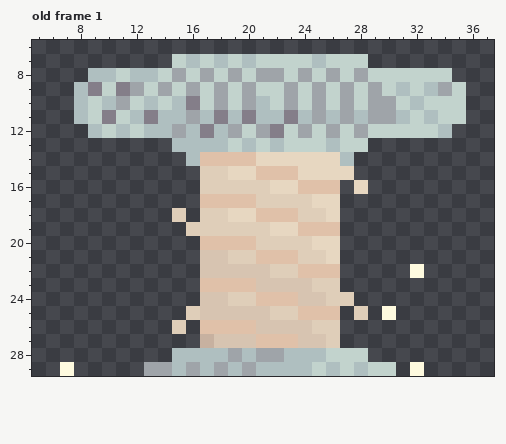
A pixel-art file gets an edit: Twisted Petal/Assets/Aseprite/Weapons/WeaponsAnimated/teslaCoil.ase. The picture above is the old version.
45x30 pixels, 14 frames. Shown: old frame 1: x 5..37, y 6..29.
And afterwards:
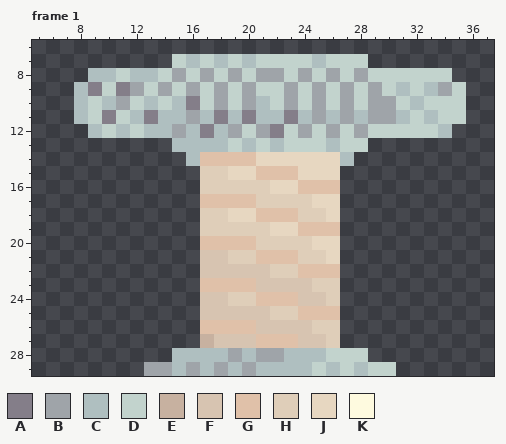
Palette (. is transparent): A #847e89  B #9fa4a9  C #afbfc0  D #c2d3cd  E #c7b1a0  F #d7c4b1  G #e0c1a9  H #dfceb9  J #e7d7c1  K #fefadf
A new or re-ordered frame is compared with the old frame closest to it.
What changed:
frames 14 -> 15
Frame 1 is new; against old frame 1, layer "Base":
y 15: x 27 J -> .
y 16: x 28 J -> .
y 18: x 15 H -> .
y 19: x 16 H -> .
y 22: x 32 K -> .
y 24: x 27 H -> .
y 25: x 16 H -> .; x 28 H -> .; x 30 K -> .
y 26: x 15 H -> .
y 29: x 7 K -> .; x 32 K -> .
Pixel boxes of the changes (left, top, right, bottom) in both pictures:
erased: (340, 166, 368, 194)
erased: (172, 208, 200, 236)
erased: (340, 264, 424, 376)
erased: (172, 306, 200, 334)
erased: (60, 362, 74, 376)
